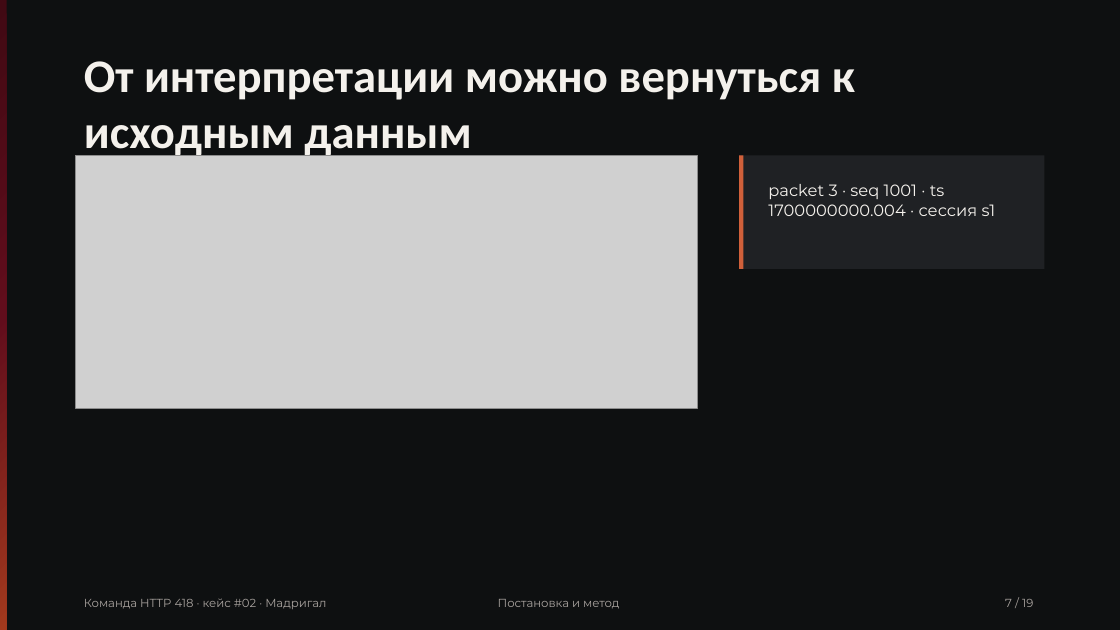
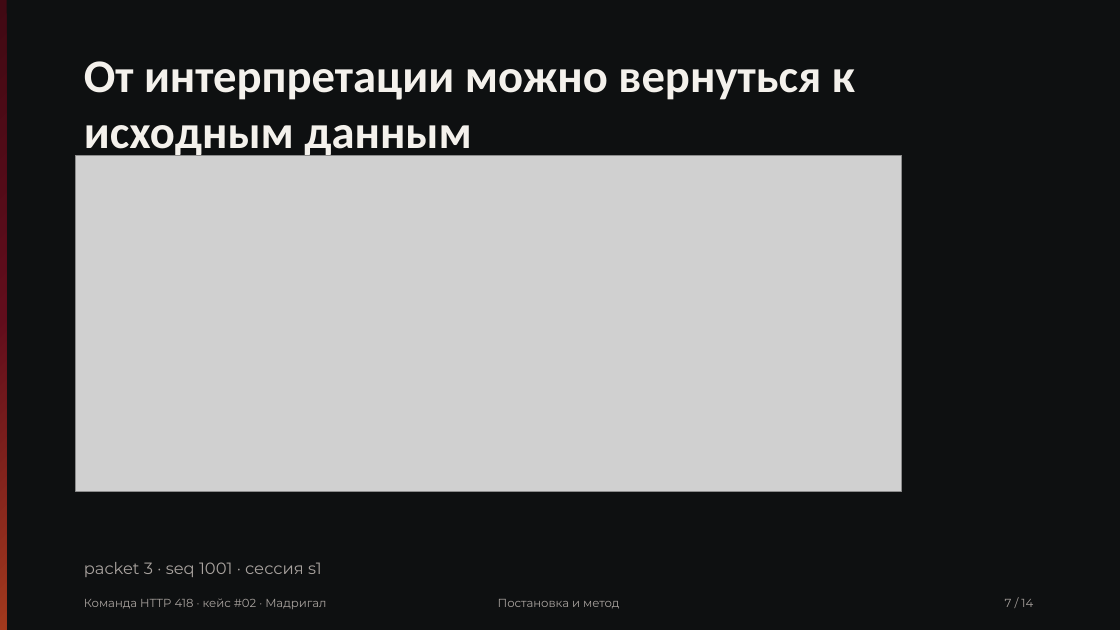
Before and after one commit to Pavel1778/madrigal-protocol-lab, a slide deck: slide 7 of presentation/slides.pptx. Drawn at 1120x630 pixels with LibreOffice and Linux fonts; fonts in the diff are those of the drawing; grey boxes stand for pictures. Boxes give left, top, right and bottom in pixels: in the first picture for what was removed or moved away, otherwise in the second. Text is boxed around its words. In the diff, an @@ line names an element or a change of style, - is before the commit and + after.

```diff
--- a/presentation/slides.pptx
+++ b/presentation/slides.pptx
@@ picture: place and size @@
-picture at <box>76,155,697,408</box>
+picture at <box>76,155,902,492</box>
@@ rectangle removed at <box>739,155,1044,269</box> @@
@@ rectangle removed at <box>739,155,744,269</box> @@
@@ text at <box>84,562,322,577</box>: text changed; text colour #F4F1EC to #A8A29E @@
-packet 3 · seq 1001 · ts 1700000000.004 · сессия s1
+packet 3 · seq 1001 · сессия s1
@@ text at <box>1005,599,1033,607</box>: text changed @@
-7 / 19
+7 / 14
```
Also in this commit, not shown: 13 other slides changed, 5 slides removed, 16 other files.
